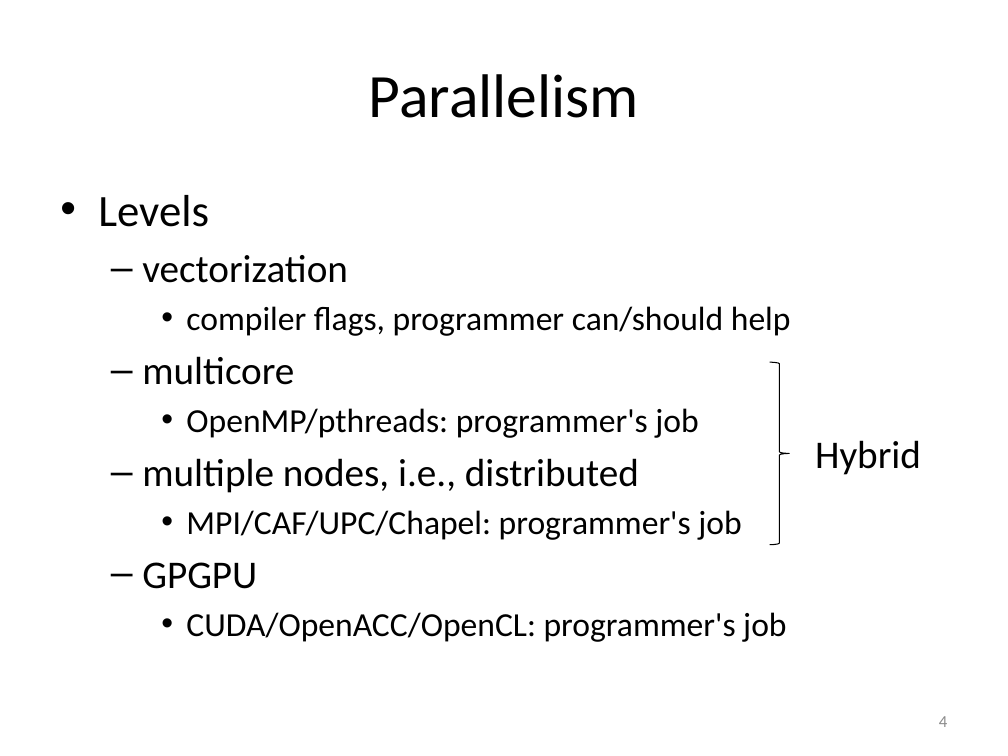
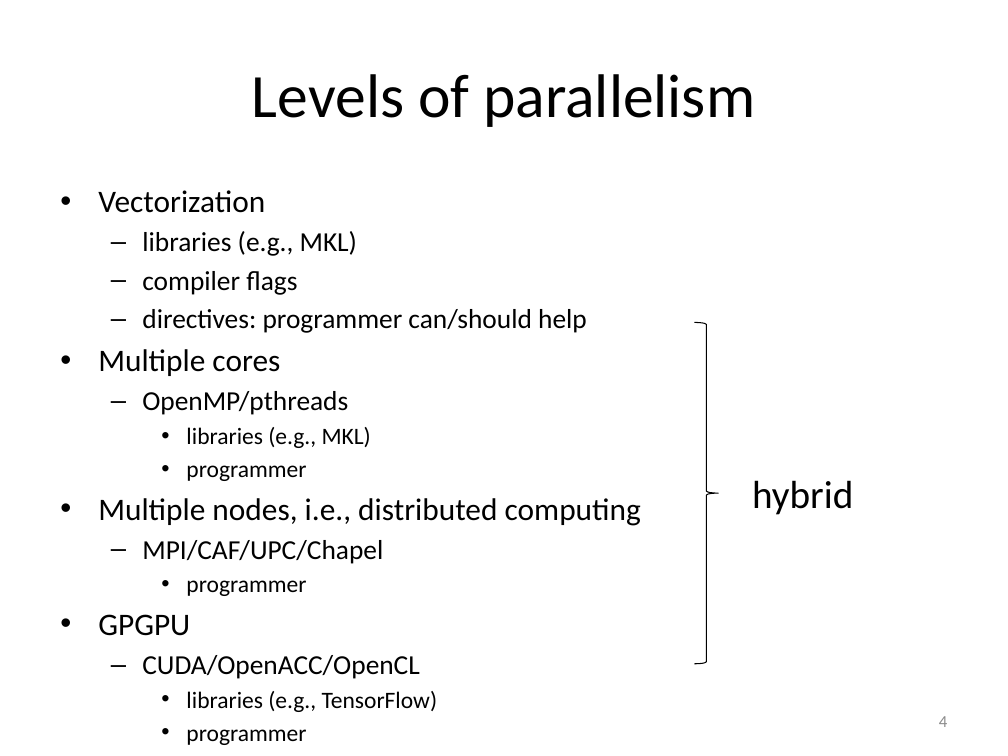
Before and after one commit to gjbex/training-material, a slide deck: slide 4 of Optimization/hpc_efficiency.pptx. Drawn at 1008x756 pixels with LibreOffice and Linux fonts; fonts in the diff are those of the drawing. Boxes give left, top, right and bottom in pixels: in the first picture for what was removed or moved away, otherwise in the second. Text is boxed around its words. In the diff, an @@ line names an element or a change of style, - is before the commit and + after.

```diff
--- a/Optimization/hpc_efficiency.pptx
+++ b/Optimization/hpc_efficiency.pptx
@@ title at <box>252,74,755,127</box>: text changed @@
-Parallelism
+Levels of parallelism
@@ text at <box>98,190,641,596</box>: text changed; size 24 to 19.6 pt @@
-• Levels
-  – vectorization
-    • compiler flags, programmer can/should help
-  – multicore
-    • OpenMP/pthreads: programmer's job
-  – multiple nodes, i.e., distributed
-    • MPI/CAF/UPC/Chapel: programmer's job
+• Vectorization
+  – libraries (e.g., MKL)
+  – compiler flags
+  – directives: programmer can/should help
+• Multiple cores
+  – OpenMP/pthreads
+    • libraries (e.g., MKL)
+    • programmer
+• Multiple nodes, i.e., distributed computing
+  – MPI/CAF/UPC/Chapel
+    • programmer
@@ right brace: place and size @@
-right brace at <box>769,362,789,544</box>
+right brace at <box>695,323,719,664</box>
@@ text at <box>752,480,853,515</box>: text changed @@
-Hybrid
+hybrid
@@ text at <box>98,614,190,636</box>: size 28 to 22.4 pt in "GPGPU"; bullet – to •; list level 2 to 1 in "GPGPU" @@
@@ text at <box>142,655,438,745</box>: text changed; size 24 to 16.8 pt @@
-    • CUDA/OpenACC/OpenCL: programmer's job
+  – CUDA/OpenACC/OpenCL
+    • libraries (e.g., TensorFlow)
+    • programmer
```
Also in this commit, not shown: 4 other slides changed, 6 slides added.
